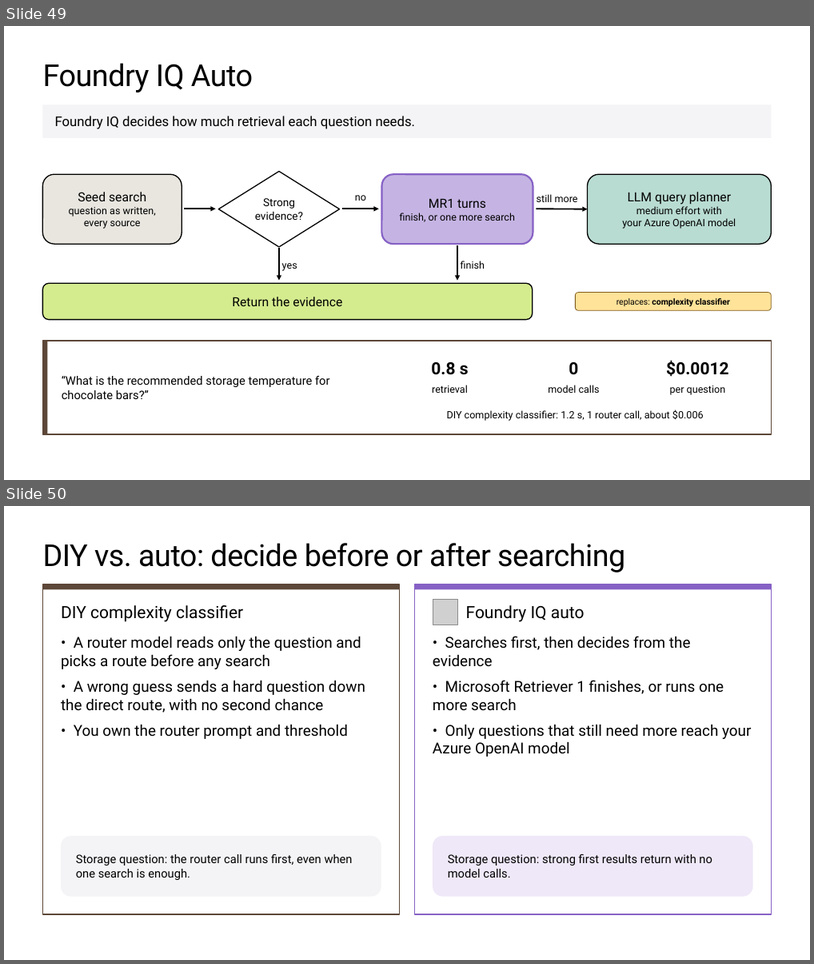
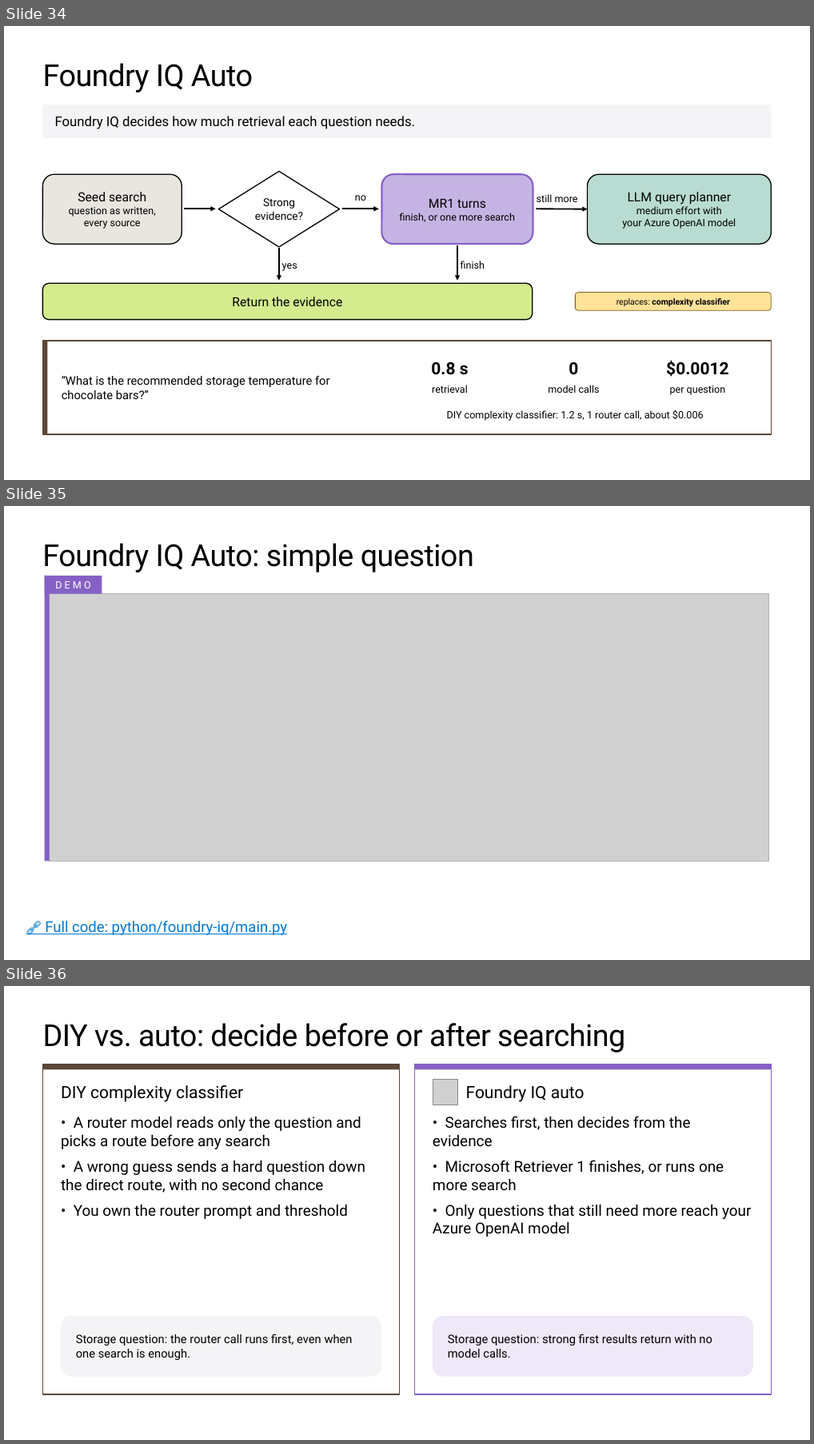
Before and after one commit to microsoft/ignite26-BRK300-building-agentic-retrieval-from-diy-to-foundry-iq, a slide deck: IgniteBRK300-WorkingDeck.pptx. Shown one above the other, each under a label of ours: slides 49 and 50 before the commit, slides 34, 35 and 36 after it. The pictures are 814x964 and 814x1444 pixels, drawn with LibreOffice and Linux fonts; fonts in the diff are those of the drawing; grey boxes stand for pictures; background and template pictures are left out. Boxes give left, top, right and bottom in pixels: in the first picture for what was removed or moved away, otherwise in the second. Text is boxed around its words. In the diff, an @@ line names an element or a change of style, - is before the commit and + after.

```diff
--- a/IgniteBRK300-WorkingDeck.pptx
+++ b/IgniteBRK300-WorkingDeck.pptx
@@ slide 35 added at (4,506,810,960), background #FFFFFF @@
@@ title added at (42,543,474,572), 36 pt, text #000000 @@
+Foundry IQ Auto: simple question
@@ rectangle added at (45,576,50,861), fill #8661C5 @@
@@ rectangle added at (45,576,102,594), fill #8661C5, 12 pt, text #FFFFFF @@
+DEMO
@@ picture added at (50,594,770,861) @@
@@ rectangle added at (50,594,770,861), outline #B1B3B3 0.75 pt @@
@@ text added at (45,920,287,935), 17.6 pt, text #0078D4, underline @@
+🔗 Full code: python/foundry-iq/main.py
@@ what was slide 49 is now slide 34 @@
@@ what was slide 50 is now slide 36 @@
```
Also in this commit, not shown: 23 slides changed, 1 slide removed, 23 other files.
